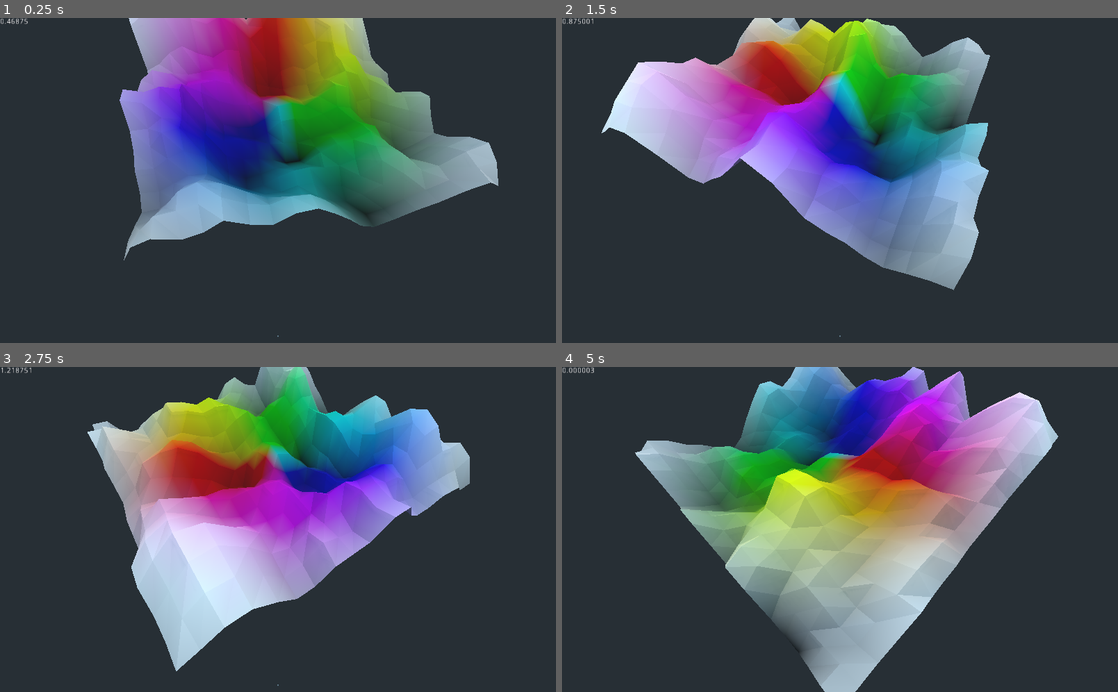
Above: before the commit, frames 1-4 (two rows, left to right).
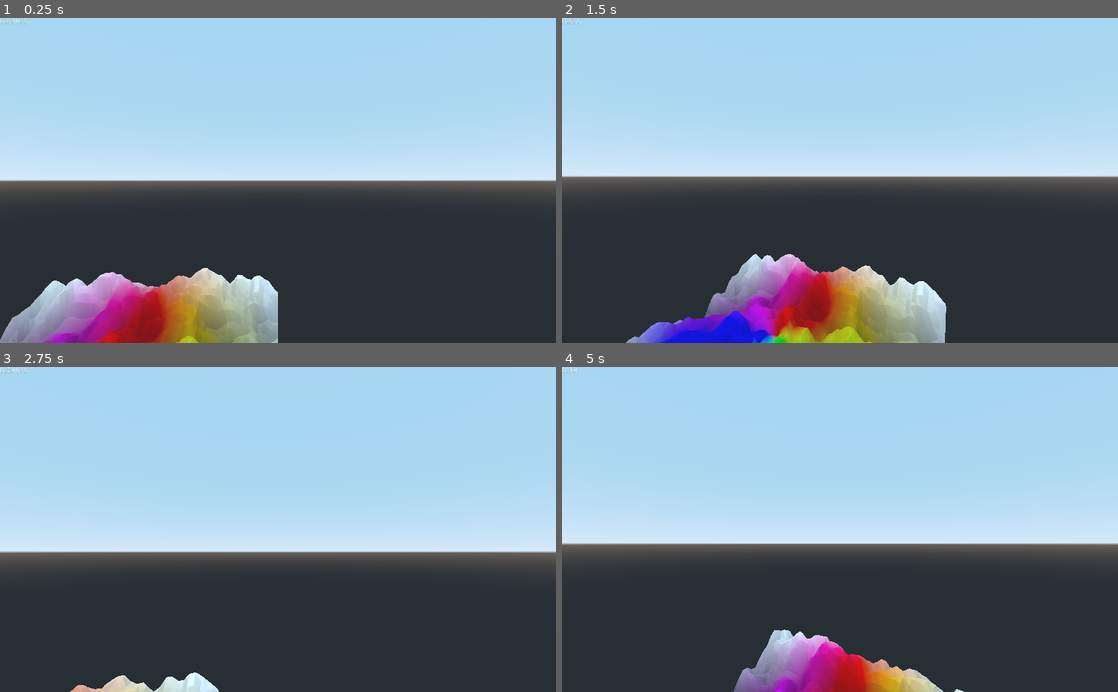
Above: after the commit, the same moments.

Repository: MrRoboman4321/Terrain-Meshes
Game: Godot game, scene res://Main.tscn
Two runs of this game, one before a commit and one after it. Both use one fixed random seed, a clock stepped at 60 frames per second and the inputs below.
Inputs (mouse positions are in pixels of both pictures, inside the frame that each line leads up to):
- Up to frame 1 (0.25 s): no input
- Up to frame 2 (1.5 s): move the mouse to (867, 180) at 0.52 s; hold Up (ui_up) from 0.53 s (still down); click (867, 180) at 0.67 s; move the mouse to (812, 180) at 1.27 s
- Up to frame 3 (2.75 s): keep holding Up (ui_up); move the mouse to (289, 523) at 2.02 s
- Up to frame 4 (5 s): keep holding Up (ui_up); move the mouse to (834, 536) at 2.77 s; click (834, 536) at 2.92 s; move the mouse to (878, 532) at 3.52 s; move the mouse to (795, 526) at 4.27 s

The runs differ from the first frame. In frame 1, 68% of the frame differs, in the area x 0-100%, y 0-100%; in frame 2, 69%; in frame 3, 67%; in frame 4, 71%.

Commit message:
Optimized drawing of mesh

Diff:
--- /dev/null
+++ b/FPS.gd
@@ -0,0 +1,8 @@
+extends Node
+
+class FPS:
+    var deltas = []
+    var fps = []
+
+    func _init():
+        pass
--- a/Main.gd
+++ b/Main.gd
@@ -3,16 +3,14 @@
 onready var meshInstance = $Mesh
 onready var cam = $Camera
 
-const SIZE = 20.0
-const SPEED = 4.0 #How long it takes the wave to propogate across the mesh
+const SIZE = 50.0
+const SPEED = 100.0 #How long it takes the wave to propogate across the mesh
 
 var deg = 0
 var i = 0
 var time = 0
 var terrain
 var home_heights
-
-var first = false
 
 func _ready():
     var TerrainMesh = load("res://TerrainMesh.gd").TerrainMesh
@@ -58,6 +56,9 @@
     else:
         max_x = min_x + 4
 
+    min_x = _map(min_x, 0, 20, 0, SIZE)
+    max_x = _map(max_x, 0, 20, 0, SIZE)
+
     if(split):
         for x in range(int(ceil(min_x)), SIZE):
             for z in range(0, SIZE):
@@ -75,6 +76,7 @@
     terrain.updateMesh(meshInstance)
 
 func _getWaveHeight(x):
+    x = _map(x, 0, 0.2*SIZE, 0, 4)
     return -4 * pow((x - 2)*(sqrt(0.5)/2), 2) + 2
 
 func _deepCopyHeights(heights):
@@ -86,14 +88,18 @@
 
     return out
 
+func _map(x, x1, x2, y1, y2):
+        var leftSpan = x2 - x1
+        var rightSpan = y2 - y1
+
+        var scaled = (x - x1)/(leftSpan)
+
+        return y1 + (scaled * rightSpan)
+
 func _process(delta):
     time += delta
 
-    #if(i % int(SIZE) == 0):
-    _updateCamera(delta)
-    if(!first):
-        pass
-        _updateTerrain(time)
-        #first = !first
+    #_updateCamera(delta)
+    _updateTerrain(time)
 
     i += 1
--- a/TerrainMesh.gd
+++ b/TerrainMesh.gd
@@ -53,36 +53,53 @@
         #Used to scale the x,z of vertices to fit within WIDTH,H
         var scale = WIDTH/size;
 
-        for row in range(0, size):
-            for col in range(0, size):
-                if(row != size - 1 and col != size - 1):
-                    var v = Vector3(row*scale, heights[row][col], col*scale)
-                    surfaceTool.add_color(_getVertexColor(v, min_y, max_y))
-                    surfaceTool.add_vertex(v)
+        for row in range(1, size - 1):
+            for col in range(1, size - 1):
+                _drawDRTriangles(surfaceTool, row, col, scale, min_y, max_y)
+                _drawULTriangles(surfaceTool, row, col, scale, min_y, max_y)
+        for col in range(0, size - 1):
+            _drawDRTriangles(surfaceTool, 0, col, scale, min_y, max_y)
+            _drawULTriangles(surfaceTool, size - 1, col, scale, min_y, max_y)
+        for row in range(1, size - 1):
+            _drawDRTriangles(surfaceTool, row, 0, scale, min_y, max_y)
+            _drawULTriangles(surfaceTool, row, size - 1, scale, min_y, max_y)
 
-                    v = Vector3((row + 1)*scale, heights[row + 1][col], col*scale)
-                    surfaceTool.add_color(_getVertexColor(v, min_y, max_y))
-                    surfaceTool.add_vertex(v)
+        #for row in range(0, size):
+            #for col in range(0, size):
+                #if(row != size - 1 and col != size - 1):
+                    #_drawDRTriangles(surfaceTool, row, col, scale, min_y, max_y)
 
-                    v = Vector3(row*scale, heights[row][col + 1], (col + 1)*scale)
-                    surfaceTool.add_color(_getVertexColor(v, min_y, max_y))
-                    surfaceTool.add_vertex(v)
-
-                if(row != 0 and col != 0):
-                    var v = Vector3(row*scale, heights[row][col], col*scale)
-                    surfaceTool.add_color(_getVertexColor(v, min_y, max_y))
-                    surfaceTool.add_vertex(v)
-
-                    v = Vector3((row - 1)*scale, heights[row - 1][col], col*scale)
-                    surfaceTool.add_color(_getVertexColor(v, min_y, max_y))
-                    surfaceTool.add_vertex(v)
-
-                    v = Vector3(row*scale, heights[row][col - 1], (col - 1)*scale)
-                    surfaceTool.add_color(_getVertexColor(v, min_y, max_y))
-                    surfaceTool.add_vertex(v)
+                #if(row != 0 and col != 0):
+                    #_drawULTriangles(surfaceTool, row, col, scale, min_y, max_y)
 
         surfaceTool.generate_normals()
         return surfaceTool.commit()
+
+    func _drawDRTriangles(surfaceTool, row, col, scale, min_y, max_y):
+        var v = Vector3(row*scale, heights[row][col], col*scale)
+        surfaceTool.add_color(_getVertexColor(v, min_y, max_y))
+        surfaceTool.add_vertex(v)
+
+        v = Vector3((row + 1)*scale, heights[row + 1][col], col*scale)
+        surfaceTool.add_color(_getVertexColor(v, min_y, max_y))
+        surfaceTool.add_vertex(v)
+
+        v = Vector3(row*scale, heights[row][col + 1], (col + 1)*scale)
+        surfaceTool.add_color(_getVertexColor(v, min_y, max_y))
+        surfaceTool.add_vertex(v)
+
+    func _drawULTriangles(surfaceTool, row, col, scale, min_y, max_y):
+        var v = Vector3(row*scale, heights[row][col], col*scale)
+        surfaceTool.add_color(_getVertexColor(v, min_y, max_y))
+        surfaceTool.add_vertex(v)
+
+        v = Vector3((row - 1)*scale, heights[row - 1][col], col*scale)
+        surfaceTool.add_color(_getVertexColor(v, min_y, max_y))
+        surfaceTool.add_vertex(v)
+
+        v = Vector3(row*scale, heights[row][col - 1], (col - 1)*scale)
+        surfaceTool.add_color(_getVertexColor(v, min_y, max_y))
+        surfaceTool.add_vertex(v)
 
 
     func _createMaterial():
